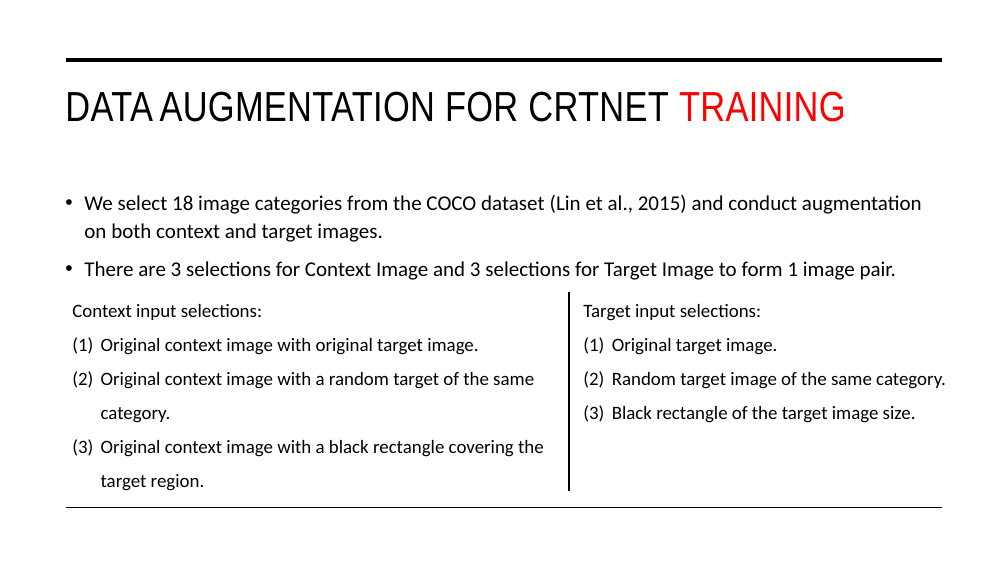
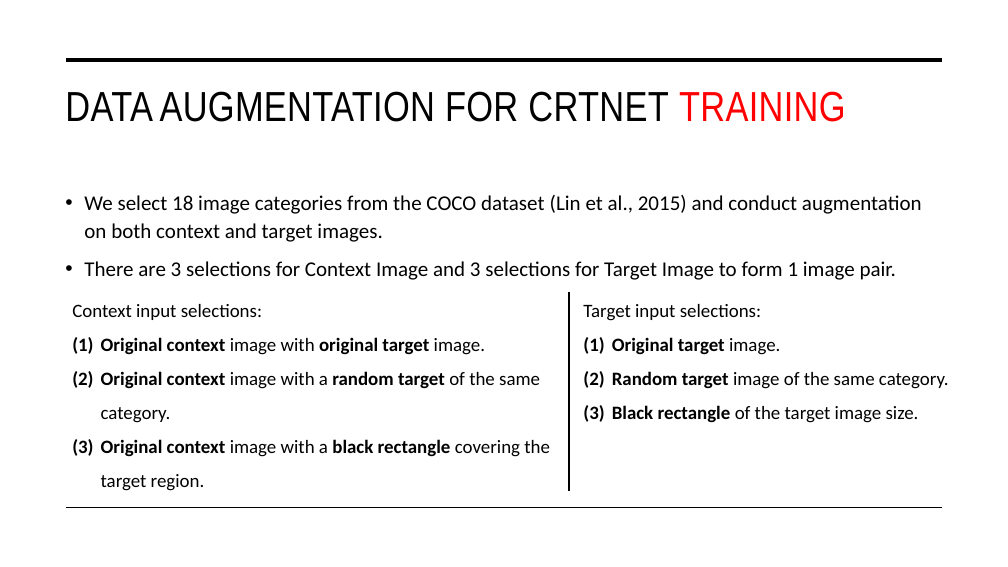
Before and after one commit to tuanisworkingonsomeprojects/TCT-visual-search, a slide deck: slide 40 of Presentation/FYP_NguyenTuan_Presentation.pptx. Drawn at 1008x567 pixels with LibreOffice and Linux fonts; fonts in the diff are those of the drawing. Boxes give left, top, right and bottom in pixels: in the first picture for what was removed or moved away, otherwise in the second. Text is boxed around its words. In the diff, an @@ line names an element or a change of style, - is before the commit and + after.

```diff
--- a/Presentation/FYP_NguyenTuan_Presentation.pptx
+++ b/Presentation/FYP_NguyenTuan_Presentation.pptx
@@ text at [101, 337, 550, 491]: bold on in "Original context original target", "Original context random target", "Original context black rectangle" @@
@@ text at [612, 337, 949, 423]: bold on in "Original target", "Random target", "Black rectangle" @@
```
Also in this commit, not shown: 1 other slide changed, 1 slide added.
